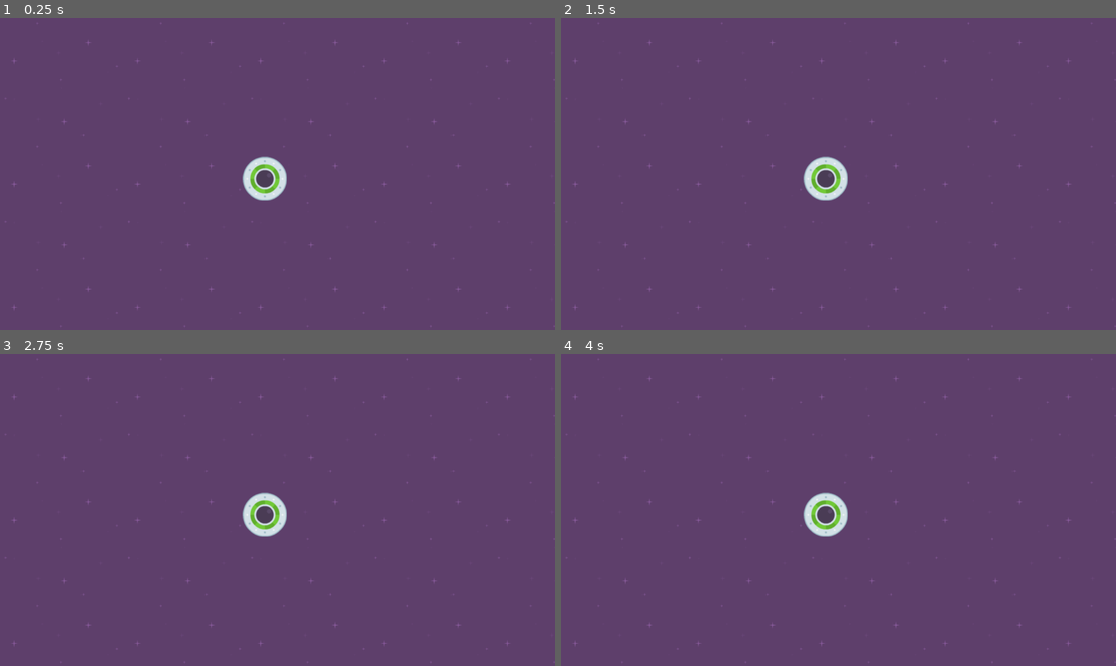
Above: before the commit, frames 1-4 (two rows, left to right).
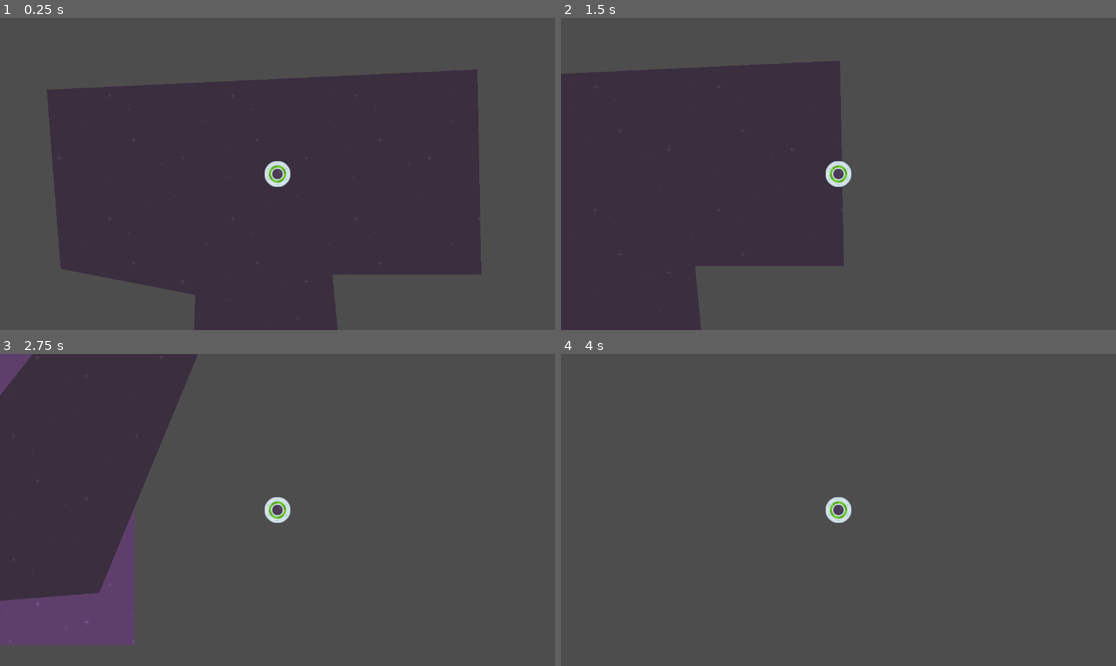
Above: after the commit, the same moments.

Repository: LHO-Developments/Godot-Projects
Game: Godot game, scene res://level_1.tscn
Two runs of this game, one before a commit and one after it. Both use one fixed random seed, a clock stepped at 60 frames per second and the inputs below.
Inputs:
- Up to frame 1 (0.25 s): no input
- Up to frame 2 (1.5 s): tap Enter at 0.5 s; hold Right (move_right, bound only after the commit) 0.53-1.28 s; hold Down (move_down, bound only after the commit) from 1.28 s (still down)
- Up to frame 3 (2.75 s): release Down (move_down, bound only after the commit) at 2.03 s; hold Right (move_right, bound only after the commit) from 2.03 s (still down)
- Up to frame 4 (4 s): release Right (move_right, bound only after the commit) at 2.78 s; hold Up (move_up, bound only after the commit) 2.78-3.53 s; tap Space at 3.5 s; hold A (move_left, bound only after the commit) from 3.53 s (still down)

The runs differ from the first frame. In frame 1, 100% of the frame differs, in the area x 0-100%, y 0-100%; in frame 2, 100%; in frame 3, 95%; in frame 4, 100%.

Commit message:
Create maze + controls + camera
Create maze scene + controls input + camera movement

Diff:
--- /dev/null
+++ b/Speedy Saucer/speedy-saucer/level.gd
@@ -0,0 +1,5 @@
+extends Node2D
+
+# Called when the node enters the scene tree for the first time
+func _ready():
+	pass;
--- a/Speedy Saucer/speedy-saucer/level_1.gd
+++ /dev/null
@@ -1,9 +0,0 @@
-extends Node2D
-
-# Called when the node enters the scene tree for the first time
-func _ready():
-	pass #replace with function body
-
-# Called every time. 'delta' is elasped time since the previous frame
-func _process(delta):
-	pass
--- a/Speedy Saucer/speedy-saucer/level_1.tscn
+++ b/Speedy Saucer/speedy-saucer/level_1.tscn
@@ -1,8 +1,9 @@
-[gd_scene load_steps=4 format=3 uid="uid://cx81fjgkmjddc"]
+[gd_scene load_steps=5 format=3 uid="uid://cx81fjgkmjddc"]
 
 [ext_resource type="Texture2D" uid="uid://c3adjbs1gkpwu" path="res://purple.png" id="1_3hls8"]
-[ext_resource type="Script" uid="uid://ba0j6suuw070q" path="res://level_1.gd" id="1_hn12h"]
+[ext_resource type="Script" uid="uid://ba0j6suuw070q" path="res://level.gd" id="1_hn12h"]
 [ext_resource type="PackedScene" uid="uid://dcpphm7ol7une" path="res://player.tscn" id="2_hbghi"]
+[ext_resource type="PackedScene" uid="uid://cncxjbqr70wgq" path="res://maze.tscn" id="4_ihfcg"]
 
 [node name="Level1" type="Node2D"]
 script = ExtResource("1_hn12h")
@@ -15,4 +16,7 @@
 stretch_mode = 1
 
 [node name="Player" parent="." instance=ExtResource("2_hbghi")]
-position = Vector2(550, 334)
+position = Vector2(-30, -390)
+
+[node name="Area2D" parent="." instance=ExtResource("4_ihfcg")]
+z_index = -50
--- /dev/null
+++ b/Speedy Saucer/speedy-saucer/maze.tscn
@@ -0,0 +1,13 @@
+[gd_scene load_steps=2 format=3 uid="uid://cncxjbqr70wgq"]
+
+[ext_resource type="Texture2D" uid="uid://3sh2cinygpal" path="res://darkPurple.png" id="1_dj01w"]
+
+[node name="Maze" type="Area2D"]
+
+[node name="CollisionPolygon2D" type="CollisionPolygon2D" parent="."]
+polygon = PackedVector2Array(-201, -139, -209, 191, 274, 604, 1079, 540, 1402, -240, 1585, -774, 1049, -1430, 418, -1593, -726, -1538, -693, -1296, 356, -1376, 945, -1208, 1296, -787, 1241, -465, 1020, -56, 786, 241, 113, 120, 84, -181, 393, -181, 385, -607, -509, -565, -480, -193)
+
+[node name="Polygon2D" type="Polygon2D" parent="."]
+texture_repeat = 2
+texture = ExtResource("1_dj01w")
+polygon = PackedVector2Array(-201, -139, -209, 191, 274, 604, 1079, 540, 1402, -240, 1585, -774, 1049, -1430, 418, -1593, -726, -1538, -693, -1296, 356, -1376, 945, -1208, 1296, -787, 1241, -465, 1020, -56, 786, 241, 113, 120, 84, -181, 393, -181, 385, -607, -509, -565, -480, -193)
--- a/Speedy Saucer/speedy-saucer/player.gd
+++ b/Speedy Saucer/speedy-saucer/player.gd
@@ -1,9 +1,13 @@
 extends RigidBody2D
 
-# Called when the node enters the scene tree for the first time
-func _ready():
-	pass #replace with function body
+var force = 1000;
 
-# Called every time. 'delta' is elasped time since the previous frame
-func _process(delta):
-	pass
+func _physics_process(delta):
+	if Input.is_action_pressed("move_right"):
+		apply_force(Vector2(force,0));
+	if Input.is_action_pressed("move_left"):
+		apply_force(Vector2(-force,0));
+	if Input.is_action_pressed("move_up"):
+		apply_force(Vector2(0,-force));
+	if Input.is_action_pressed("move_down"):
+		apply_force(Vector2(0,force));
--- a/Speedy Saucer/speedy-saucer/player.tscn
+++ b/Speedy Saucer/speedy-saucer/player.tscn
@@ -4,14 +4,17 @@
 [ext_resource type="Script" uid="uid://c2rgakxiwy2tr" path="res://player.gd" id="1_onrkg"]
 
 [sub_resource type="CircleShape2D" id="CircleShape2D_4flbx"]
-radius = 45.2
+radius = 27.074
 
 [node name="Player" type="RigidBody2D"]
 gravity_scale = 0.0
 script = ExtResource("1_onrkg")
 
 [node name="Sprite2D" type="Sprite2D" parent="."]
+scale = Vector2(0.6, 0.6)
 texture = ExtResource("1_4flbx")
 
 [node name="CollisionShape2D" type="CollisionShape2D" parent="."]
 shape = SubResource("CircleShape2D_4flbx")
+
+[node name="Camera2D" type="Camera2D" parent="."]
--- a/Speedy Saucer/speedy-saucer/project.godot
+++ b/Speedy Saucer/speedy-saucer/project.godot
@@ -14,3 +14,30 @@
 run/main_scene="uid://cx81fjgkmjddc"
 config/features=PackedStringArray("4.4", "Forward Plus")
 config/icon="res://icon.svg"
+
+[input]
+
+move_right={
+"deadzone": 0.5,
+"events": [Object(InputEventKey,"resource_local_to_scene":false,"resource_name":"","device":0,"window_id":0,"alt_pressed":false,"shift_pressed":false,"ctrl_pressed":false,"meta_pressed":false,"pressed":false,"keycode":0,"physical_keycode":4194321,"key_label":0,"unicode":0,"location":0,"echo":false,"script":null)
+, Object(InputEventKey,"resource_local_to_scene":false,"resource_name":"","device":0,"window_id":0,"alt_pressed":false,"shift_pressed":false,"ctrl_pressed":false,"meta_pressed":false,"pressed":false,"keycode":0,"physical_keycode":68,"key_label":0,"unicode":0,"location":0,"echo":false,"script":null)
+]
+}
+move_left={
+"deadzone": 0.5,
+"events": [Object(InputEventKey,"resource_local_to_scene":false,"resource_name":"","device":-1,"window_id":0,"alt_pressed":false,"shift_pressed":false,"ctrl_pressed":false,"meta_pressed":false,"pressed":false,"keycode":0,"physical_keycode":65,"key_label":0,"unicode":97,"location":0,"echo":false,"script":null)
+, Object(InputEventKey,"resource_local_to_scene":false,"resource_name":"","device":-1,"window_id":0,"alt_pressed":false,"shift_pressed":false,"ctrl_pressed":false,"meta_pressed":false,"pressed":false,"keycode":0,"physical_keycode":4194319,"key_label":0,"unicode":0,"location":0,"echo":false,"script":null)
+]
+}
+move_up={
+"deadzone": 0.5,
+"events": [Object(InputEventKey,"resource_local_to_scene":false,"resource_name":"","device":-1,"window_id":0,"alt_pressed":false,"shift_pressed":false,"ctrl_pressed":false,"meta_pressed":false,"pressed":false,"keycode":0,"physical_keycode":4194320,"key_label":0,"unicode":0,"location":0,"echo":false,"script":null)
+, Object(InputEventKey,"resource_local_to_scene":false,"resource_name":"","device":-1,"window_id":0,"alt_pressed":false,"shift_pressed":false,"ctrl_pressed":false,"meta_pressed":false,"pressed":false,"keycode":0,"physical_keycode":87,"key_label":0,"unicode":119,"location":0,"echo":false,"script":null)
+]
+}
+move_down={
+"deadzone": 0.5,
+"events": [Object(InputEventKey,"resource_local_to_scene":false,"resource_name":"","device":-1,"window_id":0,"alt_pressed":false,"shift_pressed":false,"ctrl_pressed":false,"meta_pressed":false,"pressed":false,"keycode":0,"physical_keycode":4194322,"key_label":0,"unicode":0,"location":0,"echo":false,"script":null)
+, Object(InputEventKey,"resource_local_to_scene":false,"resource_name":"","device":-1,"window_id":0,"alt_pressed":false,"shift_pressed":false,"ctrl_pressed":false,"meta_pressed":false,"pressed":false,"keycode":0,"physical_keycode":83,"key_label":0,"unicode":115,"location":0,"echo":false,"script":null)
+]
+}
Renamed: Speedy Saucer/speedy-saucer/level_1.gd.uid -> Speedy Saucer/speedy-saucer/level.gd.uid
